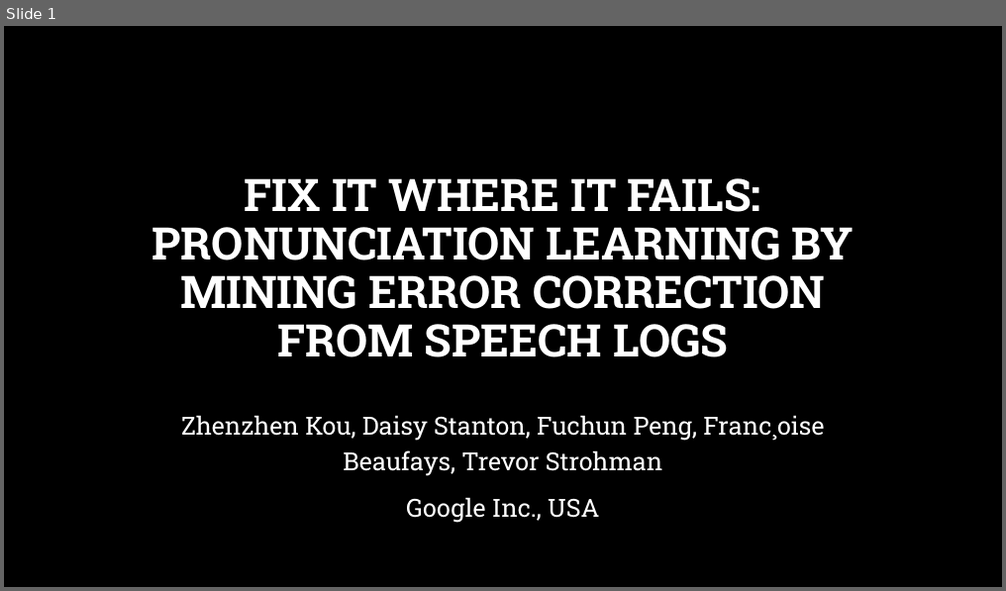
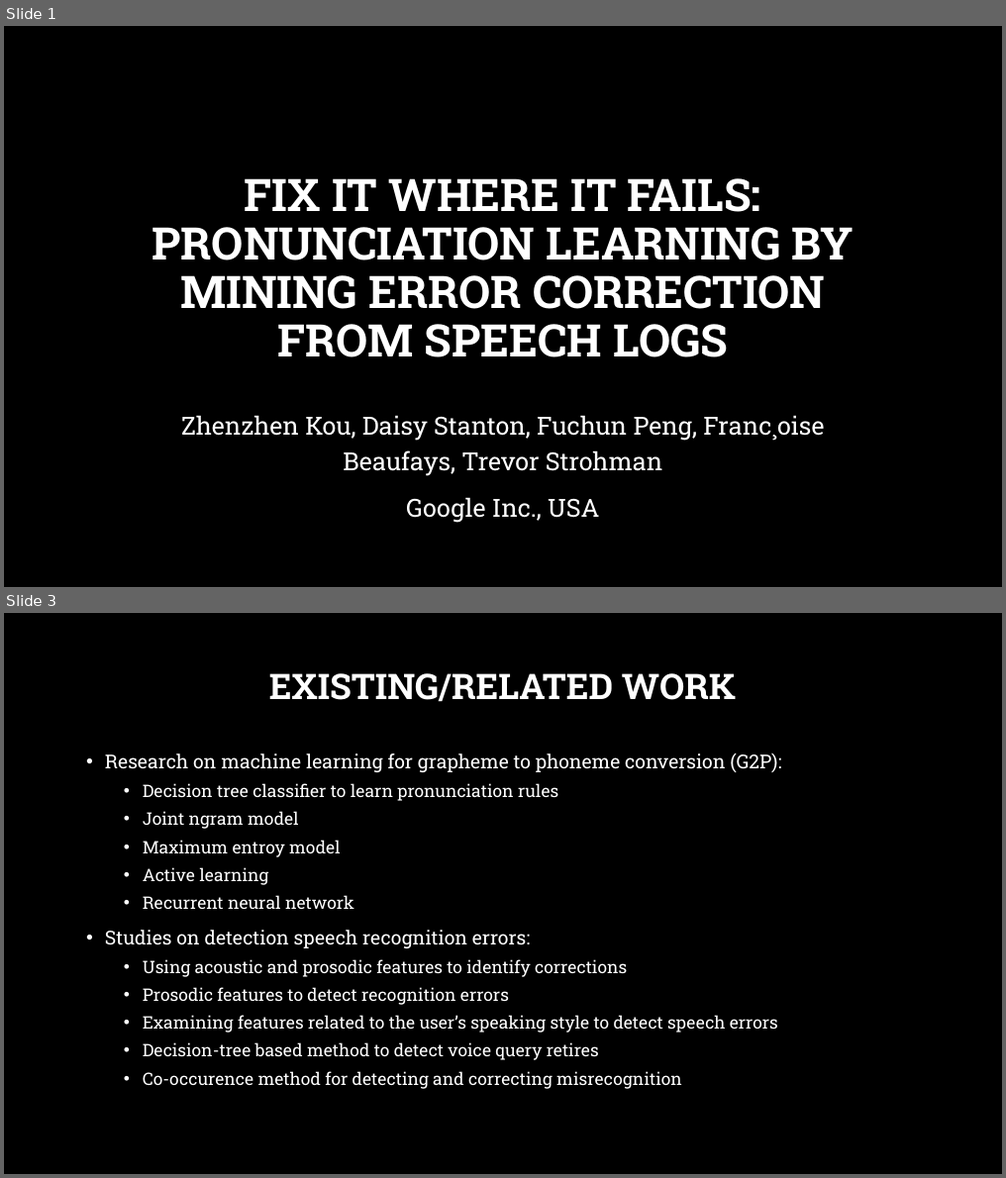
Before and after one commit to msnyde8/COSC757, a slide deck: Assignments/ArticleSummary/ArticleSummarySlides-MJS.pptx. Shown one above the other, each under a label of ours: slide 1 before the commit, slides 1 and 3 after it; the slides between them are not shown. The pictures are 1006x591 and 1006x1178 pixels, drawn with LibreOffice and Linux fonts; fonts in the diff are those of the drawing; background and template pictures are left out. Boxes give left, top, right and bottom in pixels: in the first picture for what was removed or moved away, otherwise in the second. Text is boxed around its words. In the diff, an @@ line names an element or a change of style, - is before the commit and + after.

```diff
--- a/Assignments/ArticleSummary/ArticleSummarySlides-MJS.pptx
+++ b/Assignments/ArticleSummary/ArticleSummarySlides-MJS.pptx
@@ slide 3 added at <box>4,613,1002,1174</box>, background picture (left out) @@
@@ title added at <box>269,673,736,702</box>, 34 pt, text #FFFFFF, bold @@
+EXISTING/RELATED WORK
@@ text added at <box>105,753,781,1089</box>, 16.6 pt, text #FFFFFF @@
+• Research on machine learning for grapheme to phoneme conversion (G2P):
+  • Decision tree classifier to learn pronunciation rules
+  • Joint ngram model
+  • Maximum entroy model
+  • Active learning
+  • Recurrent neural network
+• Studies on detection speech recognition errors:
+  • Using acoustic and prosodic features to identify corrections
+  • Prosodic features to detect recognition errors
+  • Examining features related to the user’s speaking style to detect speech errors
+  • Decision-tree based method to detect voice query retires
+  • Co-occurence method for detecting and correcting misrecognition
```
Also in this commit, not shown: 1 slide changed, 6 other slides added, 3 slides removed, 2 other files.
